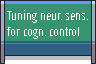
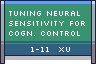
Before/after of a 96px x 64px layered artwork. What changed in the layer stack:
added layer "1-11 Xu" above "Tuning neural ..." over [31, 47, 70, 52]
renamed "Tuning neur. sens. ..." to "Tuning neural ...", painted on it over [7, 10, 88, 39]
